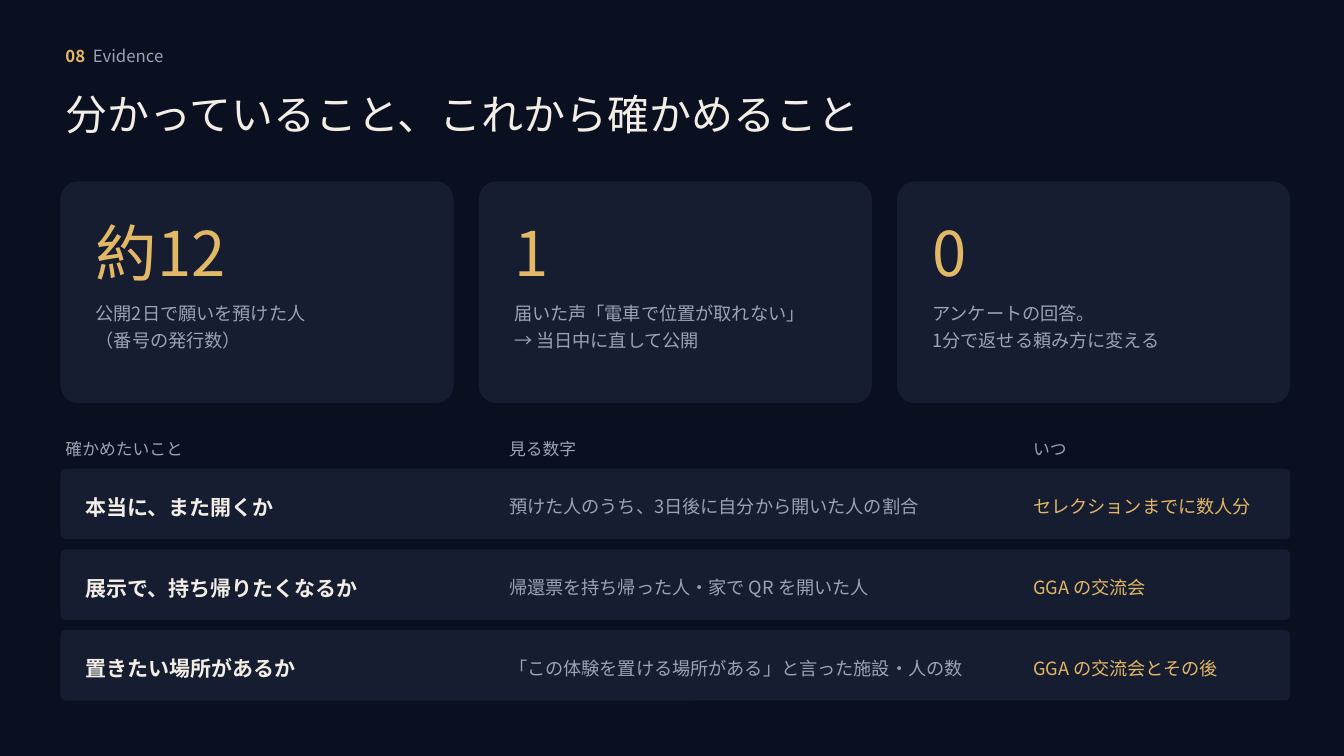
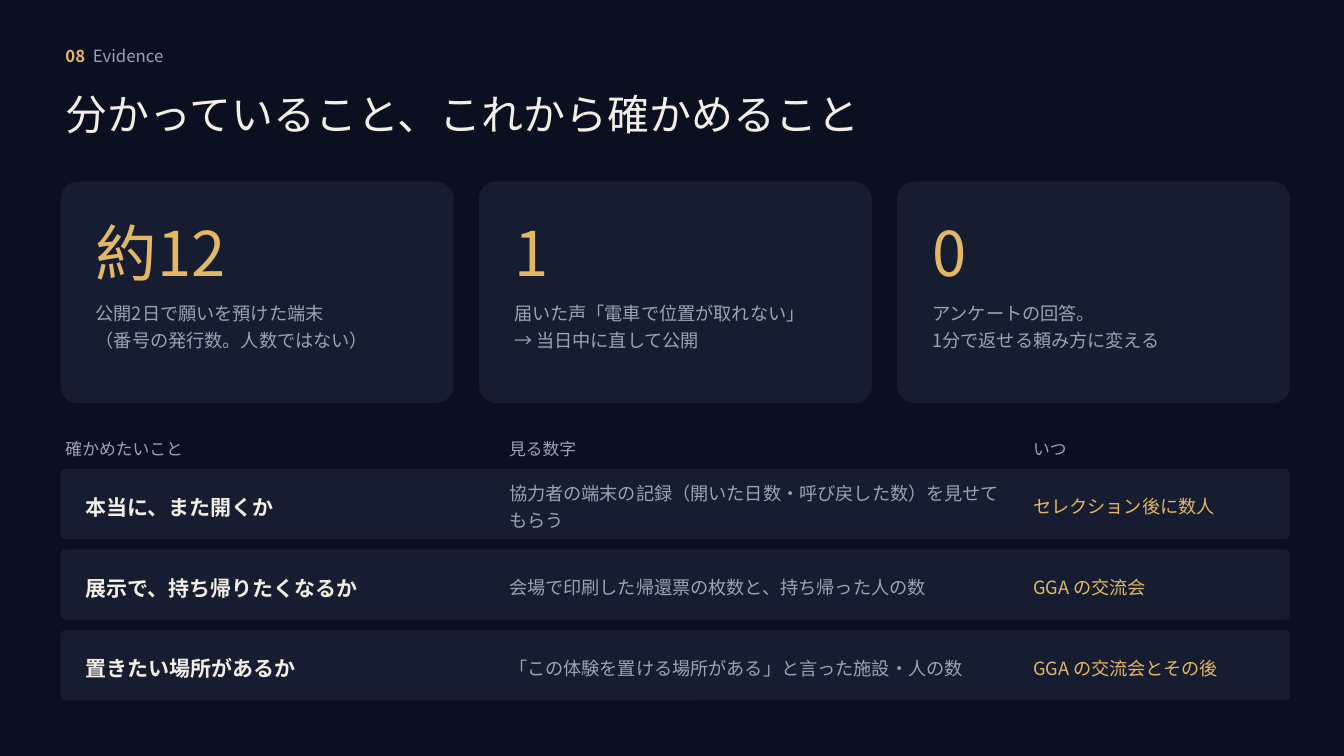
Before and after one commit to mai-san447/hello-earth-25143, a slide deck: slide 10 of deliverables/2026-10-11-gga-selection/MORUNE25143_GGAセレクション_2026-10-11.pptx. Drawn at 1344x756 pixels with LibreOffice and Linux fonts; fonts in the diff are those of the drawing. Boxes give left, top, right and bottom in pixels: in the first picture for what was removed or moved away, otherwise in the second. Text is boxed around its words. In the diff, an @@ line names an element or a change of style, - is before the commit and + after.

```diff
--- a/deliverables/2026-10-11-gga-selection/MORUNE25143_GGAセレクション_2026-10-11.pptx
+++ b/deliverables/2026-10-11-gga-selection/MORUNE25143_GGAセレクション_2026-10-11.pptx
@@ text at (x1=96, y1=305, x2=368, y2=349): text changed @@
-公開2日で願いを預けた人
-（番号の発行数）
+公開2日で願いを預けた端末
+（番号の発行数。人数ではない）
@@ text at (x1=509, y1=484, x2=999, y2=528): text changed @@
-預けた人のうち、3日後に自分から開いた人の割合
+協力者の端末の記録（開いた日数・呼び戻した数）を見せてもらう
@@ text at (x1=1033, y1=497, x2=1214, y2=515): text changed @@
-セレクションまでに数人分
+セレクション後に数人
@@ text at (x1=509, y1=578, x2=926, y2=596): text changed @@
-帰還票を持ち帰った人・家で QR を開いた人
+会場で印刷した帰還票の枚数と、持ち帰った人の数
```
Also in this commit, not shown: 4 other slides changed, 3 other files.
